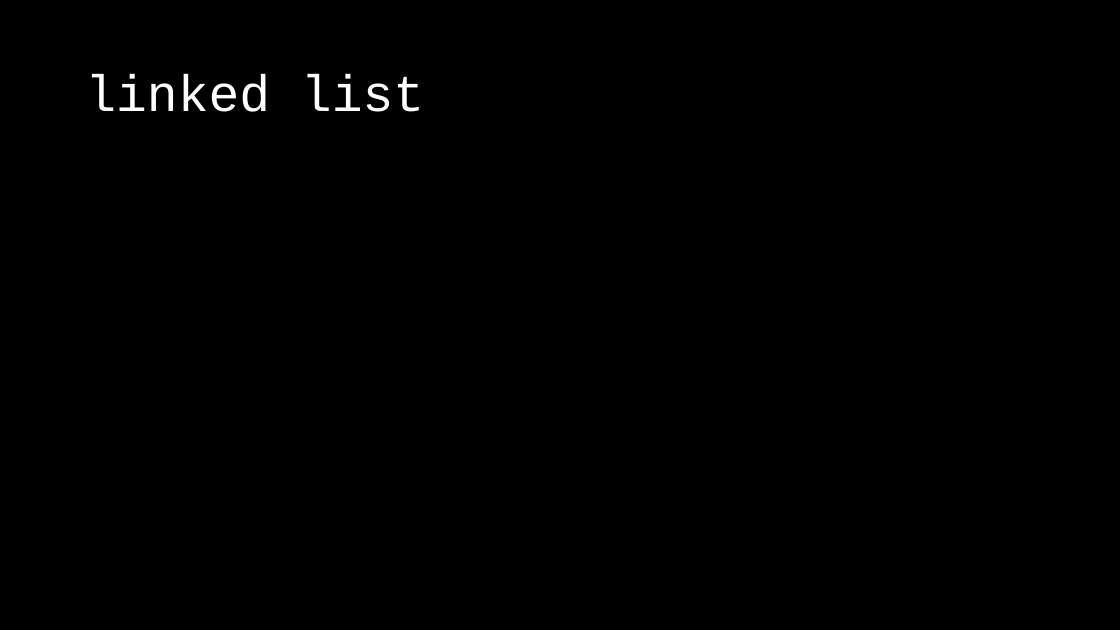
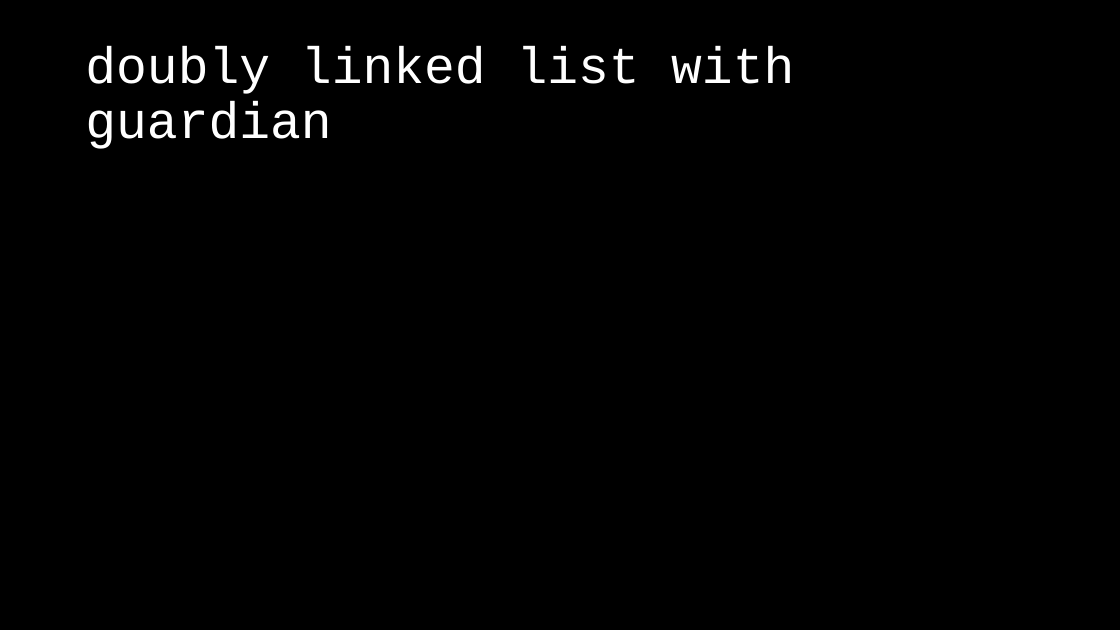
Before and after one commit to OEmiliatanO/those_c_prog_didnt_teach, a slide deck: slide 19 of Ch3/Ch3-data structure.pptx (slide 6 before the commit). Drawn at 1120x630 pixels with LibreOffice and Linux fonts; fonts in the diff are those of the drawing. Boxes give left, top, right and bottom in pixels: in the first picture for what was removed or moved away, otherwise in the second. Text is boxed around its words. In the diff, an @@ line names an element or a change of style, - is before the commit and + after.

```diff
--- a/Ch3/Ch3-data structure.pptx
+++ b/Ch3/Ch3-data structure.pptx
@@ title at (85,46,794,149): text changed @@
-linked list
+doubly linked list with guardian
```
Also in this commit, not shown: 13 slides added, 1 other file.
